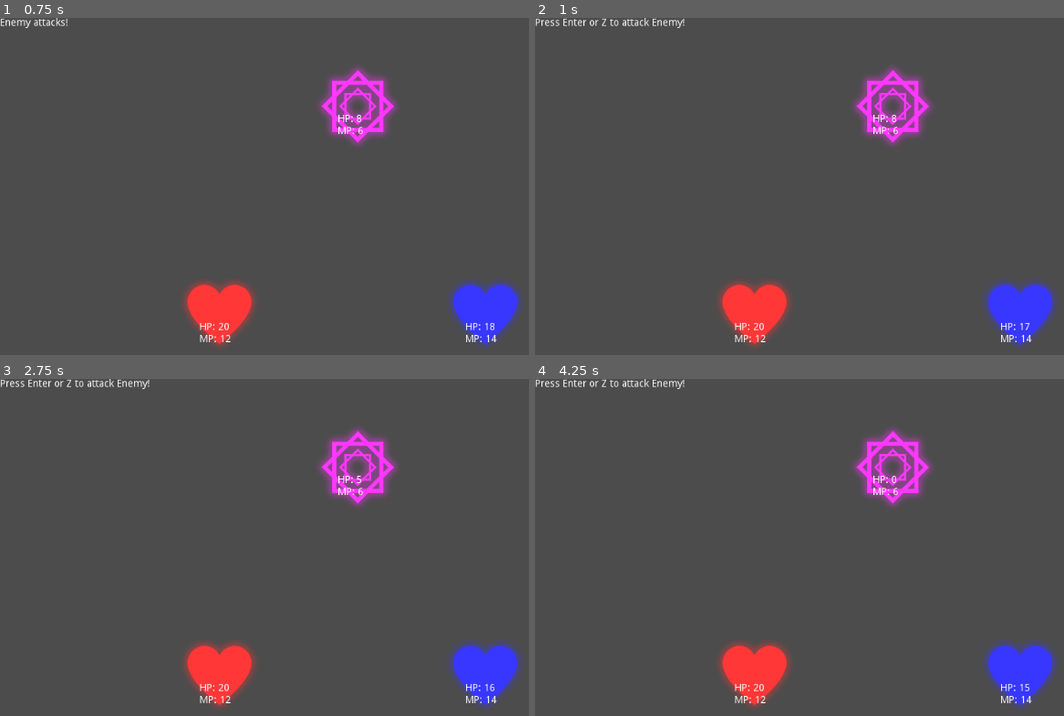
Above: before the commit, frames 1-4 (two rows, left to right).
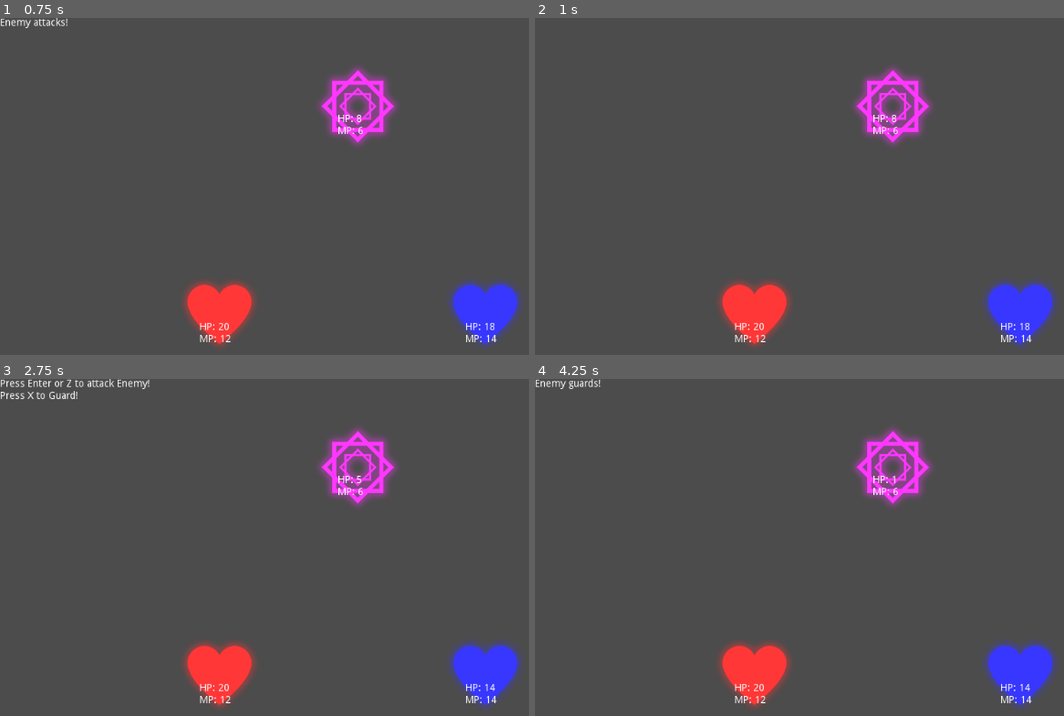
Above: after the commit, the same moments.

Repository: ExPorygon/GensoRune
Game: Godot game, scene res://TurnQueue.tscn
The game is run twice, just before and just after one commit, with the same random seed, the same clock (stepped at 60 frames per second) and the same inputs. The project has no main scene, so this scene is started directly.
Inputs:
- Up to frame 1 (0.75 s): tap Enter (ui_accept) at 0.5, 0.6 s
- Up to frame 2 (1 s): tap Enter (ui_accept) at 0.77 s
- Up to frame 3 (2.75 s): tap Enter (ui_accept) at 1.07, 1.25, 1.35, 1.52, 1.82, 2, 2.1 s
- Up to frame 4 (4.25 s): tap Enter (ui_accept) at 2.75, 2.85, 3.02, 3.32, 3.5, 3.6, 3.77, 4.07 s; tap Escape (ui_cancel) at 4.15 s

Frame 1 is identical in both runs. In frame 2, 0.3% of the frame differs, in the area x 0-94%, y 0-93%; in frame 3, 0.2%; in frame 4, 0.4%.

Commit message:
Add functionality to Attack and Guard actions as well as a random ai for enemy and basic input action selection for the players

Diff:
--- a/Attack.gd
+++ b/Attack.gd
@@ -1,8 +1,8 @@
 extends CombatAction
 
-func execute(target):
+func execute(target: Battler):
 	var damage: int
 	damage = actor.stats.attack - target.stats.defense
 	if target.isGuarding:
 		damage = damage / 2
-	target.health -= damage
+	target.stats.health -= damage
--- a/Battler.gd
+++ b/Battler.gd
@@ -5,8 +5,9 @@
 export var stats : Resource
 
 onready var ai = $AI
+onready var actions = $Actions
 onready var Status_Label = $Status
-var isGuardine = false
+var isGuarding = false
 
 func _ready():
 	stats.reset()
@@ -14,3 +15,6 @@
 
 func _process(delta):
 	Status_Label.text = "HP: " + str(stats.health) + "\nMP: " + str(stats.mana)
+
+func get_actions():
+	return actions.get_children()
--- a/BattlerAI.gd
+++ b/BattlerAI.gd
@@ -2,16 +2,16 @@
 
 class_name BattlerAI
 
-func choose_action(actor : Battler, battlers : Array = []):
+#func choose_action(actor : Battler, battlers : Array = []):
+func choose_action(actor : Battler):
 	"""
 	Select an action to perform in combat
 	Can be based on state of the actor
 	"""
 	pass
 
-#func choose_target(actor : Battler, action : CombatAction, battlers : Array = []):
-#	"""
-#	Chooses a target to perform an action on
-#	"""
-#	pass
-#
+func choose_target(actor : Battler, action : CombatAction, battlers : Array = []):
+	"""
+	Chooses a target to perform an action on
+	"""
+	pass
--- a/CombatAction.gd
+++ b/CombatAction.gd
@@ -4,5 +4,5 @@
 
 onready var actor = get_parent().get_parent()
 
-func execute(targets : Array):
+func execute(target: Battler):
 	pass
--- a/Guard.gd
+++ b/Guard.gd
@@ -1,4 +1,4 @@
 extends CombatAction
 
-func execute(target):
+func execute(target: Battler):
 	actor.isGuarding = true
--- a/TurnQueue.gd
+++ b/TurnQueue.gd
@@ -5,6 +5,7 @@
 var active_char: Battler
 
 func _ready():
+	randomize()
 	init()
 	play_turn()
 
@@ -16,15 +17,15 @@
 
 func play_turn():
 	var target: Battler
+	var action: CombatAction
 	print("Turn Start")
-	target = yield(active_char.ai.choose_action(active_char), "completed")
-	hit_target(active_char,target)
+	active_char.isGuarding = false
+	action = yield(active_char.ai.choose_action(active_char), "completed")
+	target = yield(active_char.ai.choose_target(active_char,action), "completed")
+
+	action.execute(target)
 
 	var new_index : int = (active_char.get_index()+1) % get_child_count()
 	active_char = get_child(new_index)
 	print("Turn End")
 	play_turn()
-
-func hit_target(attacker,target):
-	target.stats.health -= (attacker.stats.attack - target.stats.defense)
-	print(target.stats.health)
--- a/TurnQueue.tscn
+++ b/TurnQueue.tscn
@@ -8,6 +8,8 @@
 [ext_resource path="res://enemy/enemy1_stats.tres" type="Resource" id=6]
 [ext_resource path="res://player/player_ai.gd" type="Script" id=7]
 [ext_resource path="res://enemy/enemy_ai.gd" type="Script" id=8]
+[ext_resource path="res://Guard.gd" type="Script" id=9]
+[ext_resource path="res://Attack.gd" type="Script" id=10]
 
 [node name="TurnQueue" type="Node2D"]
 script = ExtResource( 3 )
@@ -19,7 +21,15 @@
 [node name="Sprite" parent="Enemy1" index="0"]
 modulate = Color( 1, 0.219608, 1, 1 )
 
-[node name="AI" parent="Enemy1" index="1"]
+[node name="Actions" type="Node" parent="Enemy1"]
+
+[node name="Attack" type="Node" parent="Enemy1/Actions"]
+script = ExtResource( 10 )
+
+[node name="Guard" type="Node" parent="Enemy1/Actions"]
+script = ExtResource( 9 )
+
+[node name="AI" parent="Enemy1" index="2"]
 script = ExtResource( 8 )
 
 [node name="Player1" parent="." instance=ExtResource( 2 )]
@@ -29,7 +39,15 @@
 [node name="Sprite" parent="Player1" index="0"]
 modulate = Color( 1, 0.219608, 0.219608, 1 )
 
-[node name="AI" parent="Player1" index="1"]
+[node name="Actions" type="Node" parent="Player1"]
+
+[node name="Attack" type="Node" parent="Player1/Actions"]
+script = ExtResource( 10 )
+
+[node name="Guard" type="Node" parent="Player1/Actions"]
+script = ExtResource( 9 )
+
+[node name="AI" parent="Player1" index="2"]
 script = ExtResource( 7 )
 
 [node name="Player2" parent="." instance=ExtResource( 2 )]
@@ -39,7 +57,15 @@
 [node name="Sprite" parent="Player2" index="0"]
 modulate = Color( 0.219608, 0.219608, 1, 1 )
 
-[node name="AI" parent="Player2" index="1"]
+[node name="Actions" type="Node" parent="Player2"]
+
+[node name="Attack" type="Node" parent="Player2/Actions"]
+script = ExtResource( 10 )
+
+[node name="Guard" type="Node" parent="Player2/Actions"]
+script = ExtResource( 9 )
+
+[node name="AI" parent="Player2" index="2"]
 script = ExtResource( 7 )
 
 [editable path="Enemy1"]
--- a/enemy/enemy_ai.gd
+++ b/enemy/enemy_ai.gd
@@ -1,10 +1,35 @@
 extends BattlerAI
 
-func choose_action(actor : Battler, battlers : Array = []):
+func choose_action(actor : Battler):
 	var label = Label.new()
 	add_child(label)
-	label.text = "Enemy attacks!"
+
+	var result = rand_int(2)
+	print(result)
+	var action: CombatAction
+	if result == 0:
+		label.text = "Enemy attacks!"
+		action = actor.actions.get_node("Attack")
+	else:
+		label.text = "Enemy guards!"
+		action = actor.actions.get_node("Guard")
+
 	for i in 60:
 		yield(get_tree(), "idle_frame")
 	label.queue_free()
-	return get_parent().get_parent().get_node("Player2")
+	return action
+
+func choose_target(actor : Battler, action: CombatAction, battlers : Array = []):
+	var result = rand_int(2)
+	var target: Battler
+	if result == 0:
+		target = get_parent().get_parent().get_node("Player1")
+	else:
+		target = get_parent().get_parent().get_node("Player2")
+
+	for i in 10: #this wait is necessary to avoid an error with some regard to the function completed signal, will have to investigate later
+		yield(get_tree(), "idle_frame")
+	return target
+
+func rand_int(r):
+	return randi() % r
--- a/player/player1_stats.tres
+++ b/player/player1_stats.tres
@@ -7,7 +7,7 @@
 max_health = 20
 max_mana = 12
 attack = 3
-defense = 2
+defense = 1
 speed = 1
 level = 1
 experience = 0
--- a/player/player2_stats.tres
+++ b/player/player2_stats.tres
@@ -7,7 +7,7 @@
 max_health = 18
 max_mana = 14
 attack = 2
-defense = 1
+defense = 0
 speed = 2
 level = 1
 experience = 0
--- a/player/player_ai.gd
+++ b/player/player_ai.gd
@@ -1,12 +1,21 @@
 extends BattlerAI
 
-func choose_action(actor : Battler, battlers : Array = []):
+func choose_action(actor : Battler):
 	var label = Label.new()
+	var action: CombatAction
 	add_child(label)
-	label.text = "Press Enter or Z to attack Enemy!"
+	label.text = "Press Enter or Z to attack Enemy! \nPress X to Guard!"
 	while true:
 		yield(get_tree(), "idle_frame")
 		if Input.is_action_just_pressed("ui_accept"):
+			action = actor.actions.get_node("Attack")
+			break
+		elif Input.is_action_just_pressed("ui_cancel"):
+			action = actor.actions.get_node("Guard")
 			break
 	label.queue_free()
+	return action
+
+func choose_target(actor : Battler, action: CombatAction, battlers : Array = []):
+	yield(get_tree(), "idle_frame") #this wait is necessary to avoid an error with some regard to the function completed signal, will have to investigate later
 	return get_parent().get_parent().get_node("Enemy1")
--- a/project.godot
+++ b/project.godot
@@ -64,6 +64,13 @@
 , Object(InputEventKey,"resource_local_to_scene":false,"resource_name":"","device":0,"alt":false,"shift":false,"control":false,"meta":false,"command":false,"pressed":false,"scancode":90,"physical_scancode":0,"unicode":0,"echo":false,"script":null)
  ]
 }
+ui_cancel={
+"deadzone": 0.5,
+"events": [ Object(InputEventKey,"resource_local_to_scene":false,"resource_name":"","device":0,"alt":false,"shift":false,"control":false,"meta":false,"command":false,"pressed":false,"scancode":16777217,"physical_scancode":0,"unicode":0,"echo":false,"script":null)
+, Object(InputEventJoypadButton,"resource_local_to_scene":false,"resource_name":"","device":0,"button_index":1,"pressure":0.0,"pressed":false,"script":null)
+, Object(InputEventKey,"resource_local_to_scene":false,"resource_name":"","device":0,"alt":false,"shift":false,"control":false,"meta":false,"command":false,"pressed":false,"scancode":88,"physical_scancode":0,"unicode":0,"echo":false,"script":null)
+ ]
+}
 
 [rendering]
 
Not shown: 1 places in TurnQueue.tscn that only renumber resources
